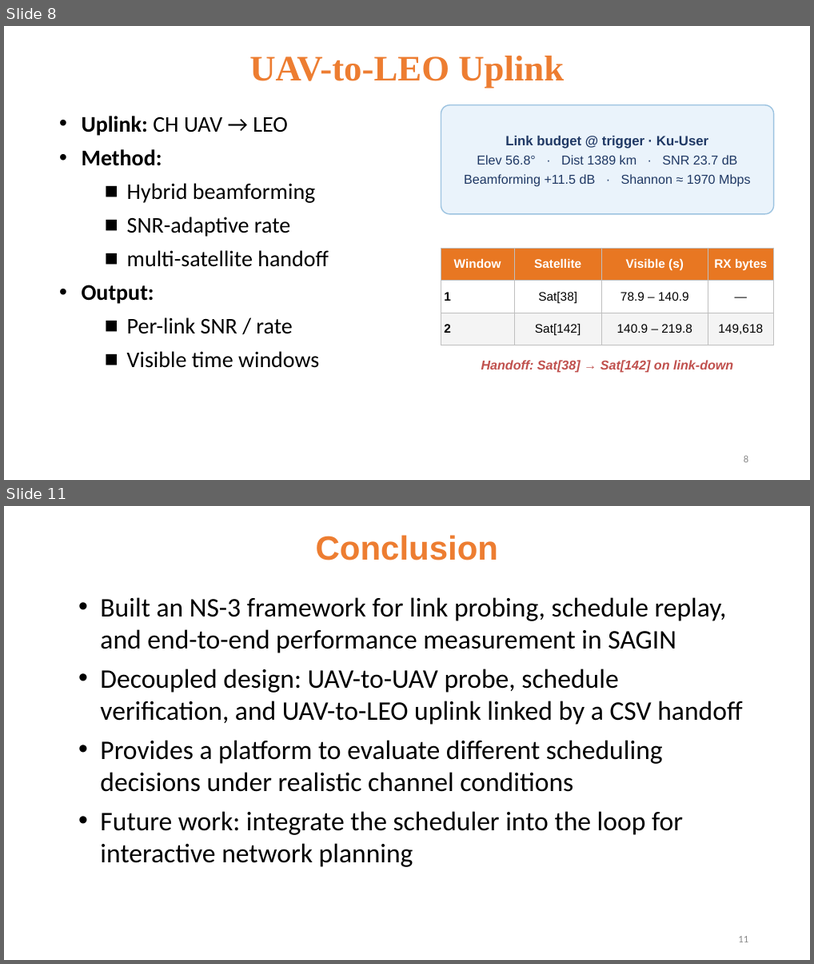
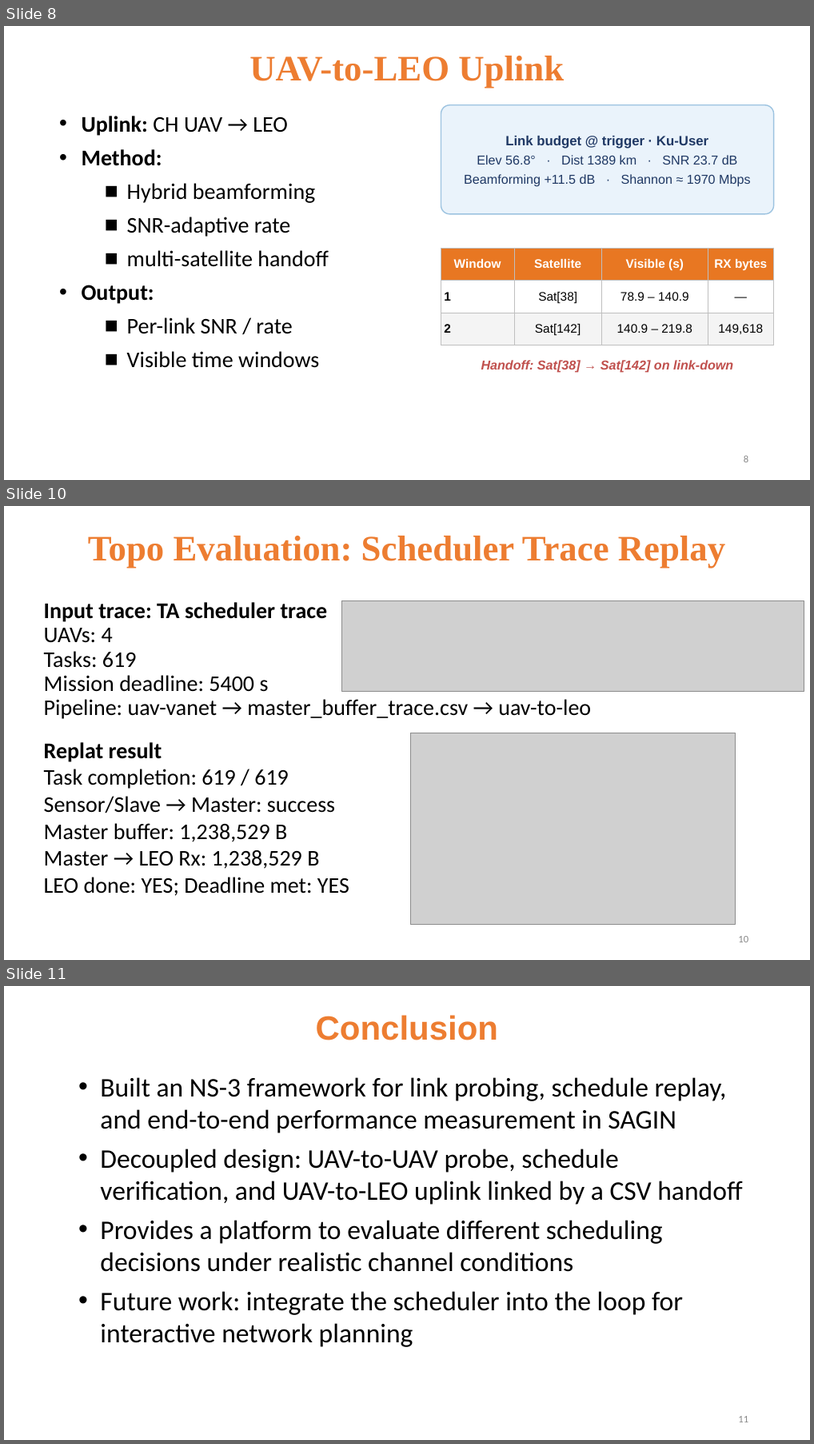
Before and after one commit to 112550039/CS_Project_ns3, a slide deck: docs/專題期末報告.pptx. Shown one above the other, each under a label of ours: slides 8 and 11 before the commit, slides 8, 10 and 11 after it; the slides between them are not shown. The pictures are 814x964 and 814x1444 pixels, drawn with LibreOffice and Linux fonts; fonts in the diff are those of the drawing; grey boxes stand for pictures. Boxes give left, top, right and bottom in pixels: in the first picture for what was removed or moved away, otherwise in the second. Text is boxed around its words. In the diff, an @@ line names an element or a change of style, - is before the commit and + after.

Commit message:
Add Evaluation

```diff
--- a/docs/專題期末報告.pptx
+++ b/docs/專題期末報告.pptx
@@ slide 10 added at bbox=[4, 506, 810, 960], background #FFFFFF @@
@@ title added at bbox=[88, 536, 726, 568], 32 pt, text #ED7D31, bold @@
+Topo Evaluation: Scheduler Trace Replay
@@ picture added at bbox=[342, 600, 804, 691] @@
@@ text added at bbox=[44, 602, 591, 719], 20 pt, text #000000 @@
+Input trace: TA scheduler trace
+UAVs: 4
+Tasks: 619
+Mission deadline: 5400 s
+Pipeline: uav-vanet → master_buffer_trace.csv → uav-to-leo
@@ text added at bbox=[44, 742, 350, 896], 20 pt, text #000000 @@
+Replat result
+Task completion: 619 / 619
+Sensor/Slave → Master: success
+Master buffer: 1,238,529 B
+Master → LEO Rx: 1,238,529 B
+LEO done: YES; Deadline met: YES
@@ picture added at bbox=[411, 732, 736, 924] @@
@@ page number added at bbox=[738, 936, 749, 942], 9 pt, text #888888 @@
+10
```
Also in this commit, not shown: 1 slide changed, 1 slide removed.
